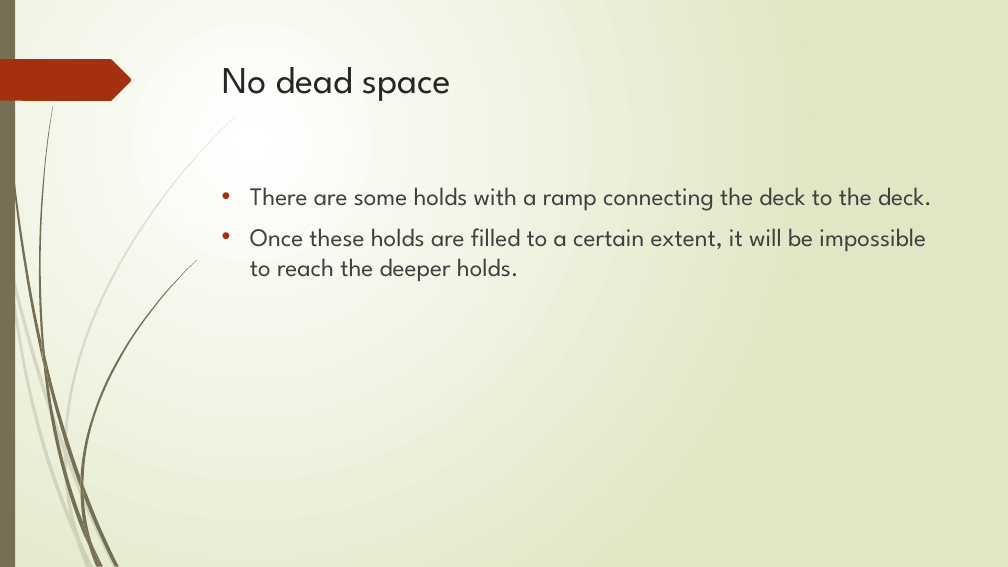
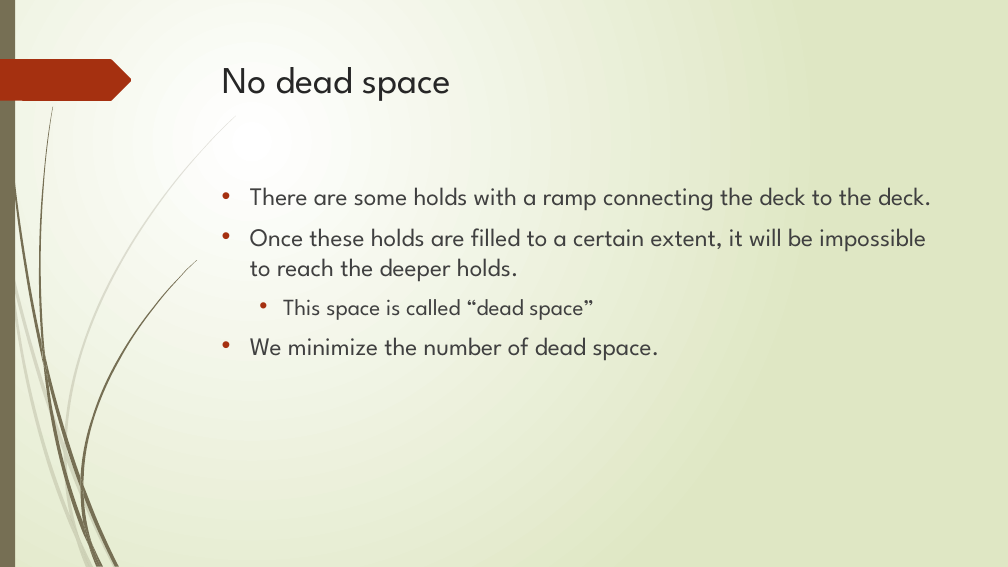
Before and after one commit to r-kurosu/kline_new, a slide deck: slide 13 of 中間報告.pptx. Drawn at 1008x567 pixels with LibreOffice and Linux fonts; fonts in the diff are those of the drawing. Boxes give left, top, right and bottom in pixels: in the first picture for what was removed or moved away, otherwise in the second. Text is boxed around its words. In the diff, an @@ line names an element or a change of style, - is before the commit and + after.

```diff
--- a/中間報告.pptx
+++ b/中間報告.pptx
@@ text at [250, 299, 660, 361]: paragraphs added @@
+  • This space is called “dead space”
+• We minimize the number of dead space.
```
Also in this commit, not shown: 11 other slides changed, 1 slide removed.
